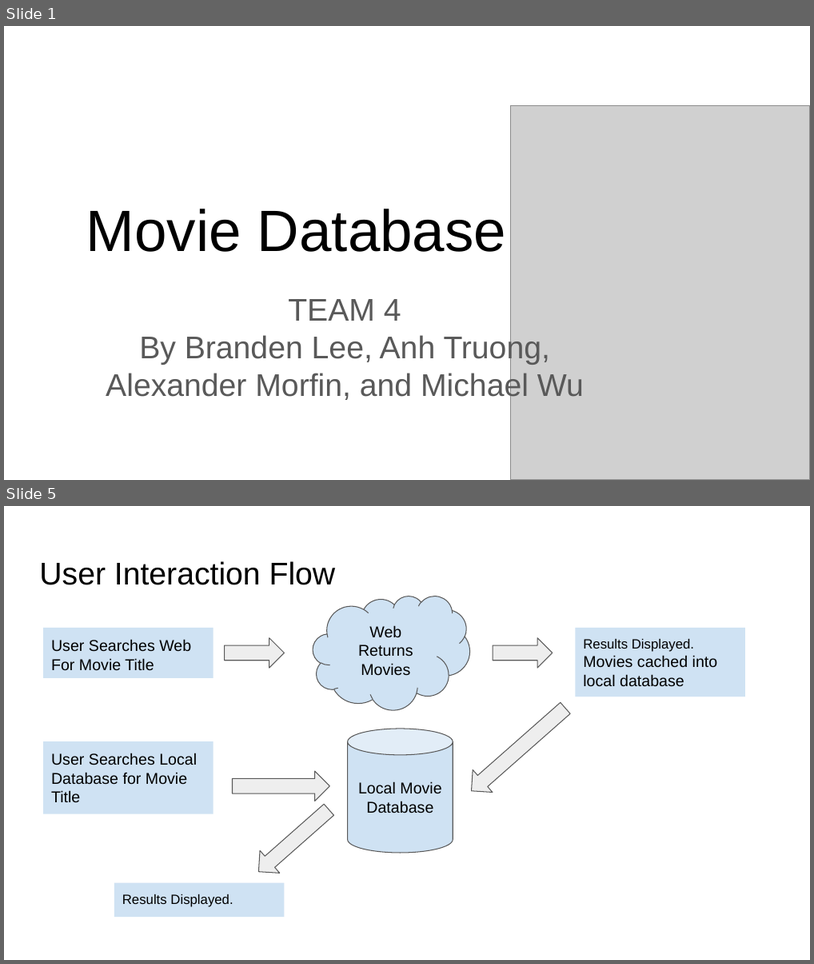
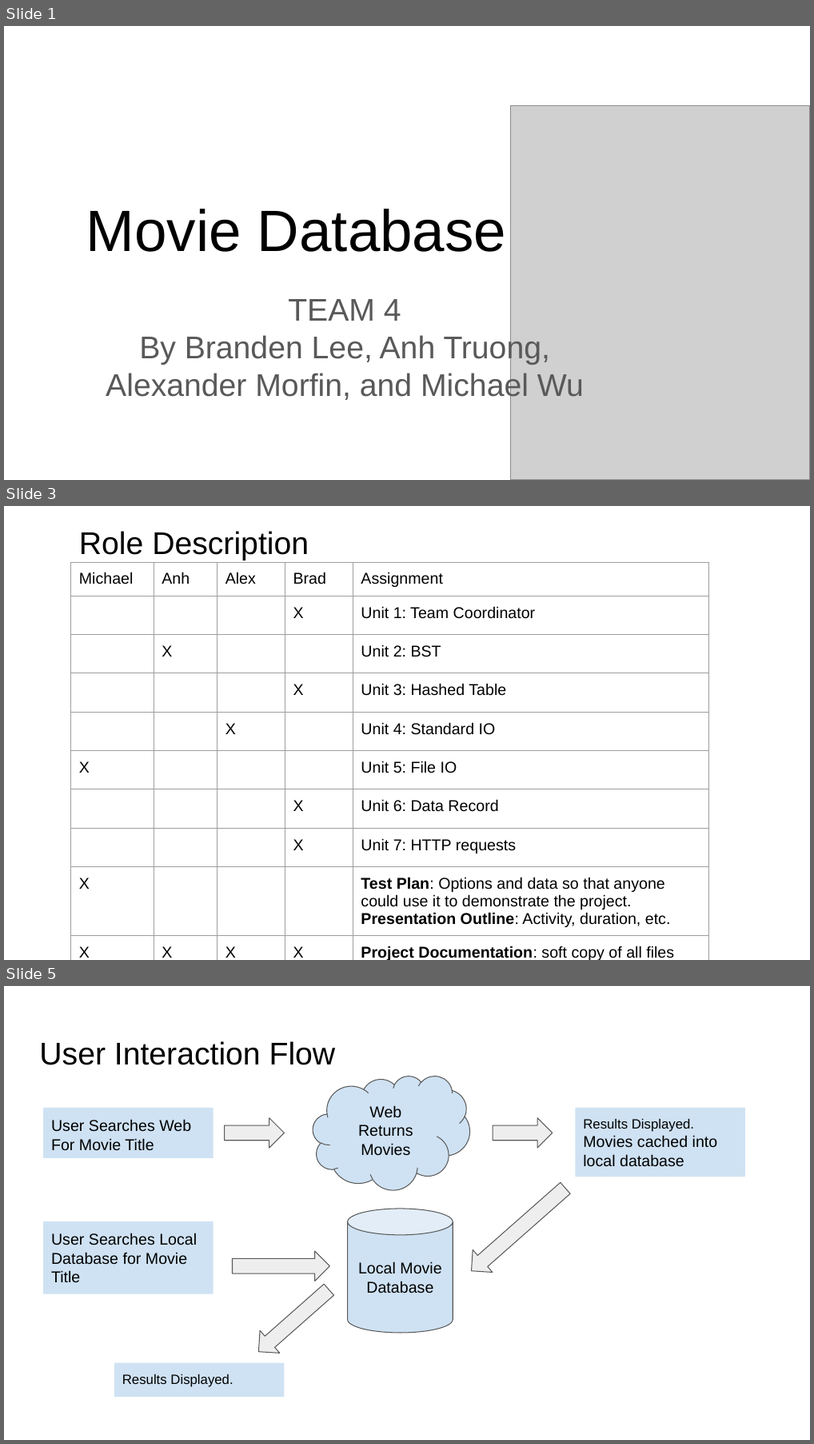
Before and after one commit to CIS22CGroup/CIS_22C_Final_Project_Movie_Database, a slide deck: Team_BL_AT_MW_AM/presentation/CIS22C Movie Database.pptx. Shown one above the other, each under a label of ours: slides 1 and 5 before the commit, slides 1, 3 and 5 after it; the slides between them are not shown. The pictures are 814x964 and 814x1444 pixels, drawn with LibreOffice and Linux fonts; fonts in the diff are those of the drawing; grey boxes stand for pictures. Boxes give left, top, right and bottom in pixels: in the first picture for what was removed or moved away, otherwise in the second. Text is boxed around its words. In the diff, an @@ line names an element or a change of style, - is before the commit and + after.

```diff
--- a/Team_BL_AT_MW_AM/presentation/CIS22C Movie Database.pptx
+++ b/Team_BL_AT_MW_AM/presentation/CIS22C Movie Database.pptx
@@ slide 3 added at bbox=[4, 506, 810, 960], background #FFFFFF @@
@@ title added at bbox=[79, 531, 309, 560], 28 pt, text #000000 @@
+Role Description
@@ table added at bbox=[71, 563, 710, 960], 10 rows, 5 columns @@
+Michael | Anh | Alex | Brad | Assignment
+ |  |  | X | Unit 1: Team Coordinator
+ | X |  |  | Unit 2: BST
+ |  |  | X | Unit 3: Hashed Table
+ |  | X |  | Unit 4: Standard IO
+X |  |  |  | Unit 5: File IO
+ |  |  | X | Unit 6: Data Record
+ |  |  | X | Unit 7: HTTP requests
+X |  |  |  | Test Plan: Options and data so that anyone could use it to demonstrate the project. / Presentation Outline: Activity, duration, etc.
+X | X | X | X | Project Documentation: soft copy of all files
```
Also in this commit, not shown: 3 slides changed, 2 other slides added, 3 slides removed, 8 other files.
